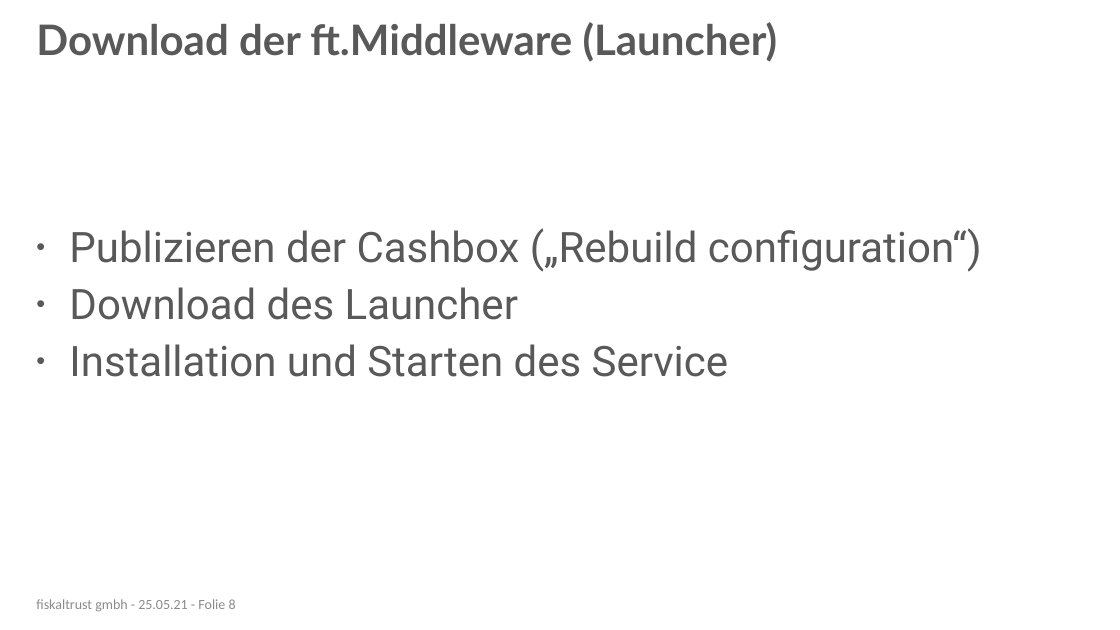
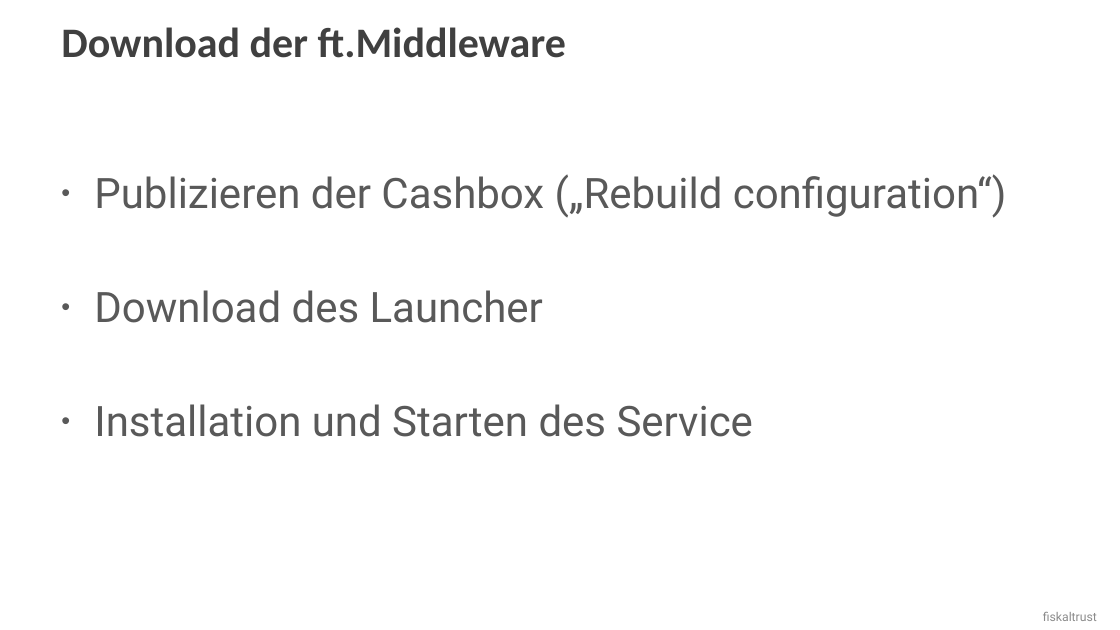
Before and after one commit to fiskaltrust/getting-started, a slide deck: slide 9 of posdealers/presentations/tech/media/posdealer-tech-rollout.pptx (slide 8 before the commit). Drawn at 1120x630 pixels with LibreOffice and Linux fonts; fonts in the diff are those of the drawing; background and template pictures are left out. Boxes give left, top, right and bottom in pixels: in the first picture for what was removed or moved away, otherwise in the second. Text is boxed around its words. In the diff, an @@ line names an element or a change of style, - is before the commit and + after.

```diff
--- a/posdealers/presentations/tech/media/posdealer-tech-rollout.pptx
+++ b/posdealers/presentations/tech/media/posdealer-tech-rollout.pptx
@@ title "Download der ft.Middleware" at [61,27,566,58]: vertical alignment middle to top @@
@@ title at [61,27,566,58]: text changed; font Lato to Calibri; text colour #595959 to #404040 @@
-Download der ft.Middleware (Launcher)
+Download der ft.Middleware
@@ text "Publizieren der Cashbox („Rebuild configuration“)" rewrapped from [69,228,982,377] to [94,174,1007,437] @@
@@ text removed at [36,599,236,612] @@
-fiskaltrust gmbh - 25.05.21 - Folie 8
@@ text added at [1043,612,1097,621], 10.5 pt, text #8C8C8C @@
+fiskaltrust
```
Also in this commit, not shown: 9 other slides changed, 2 slides added, 2 slides removed, 3 other files.
